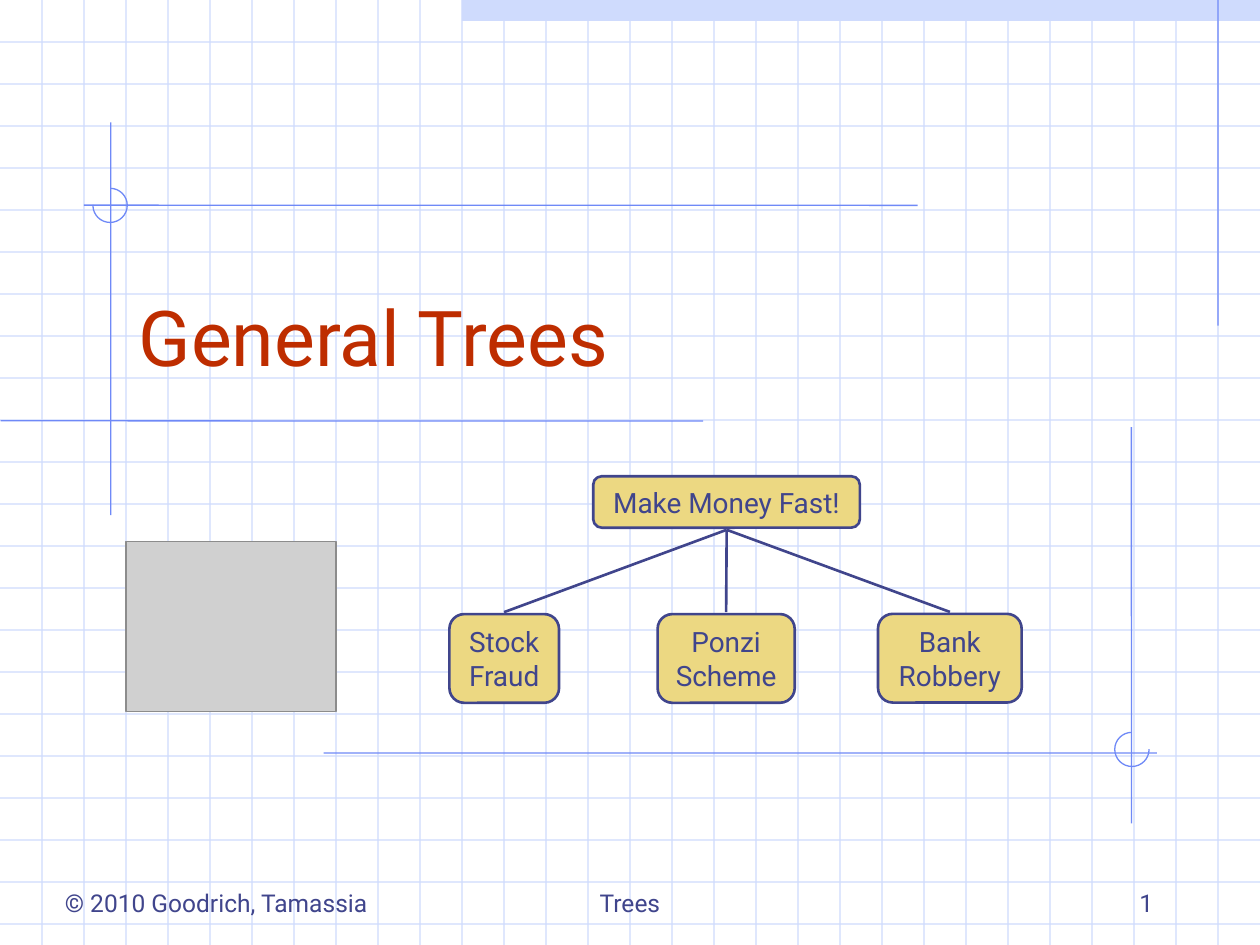
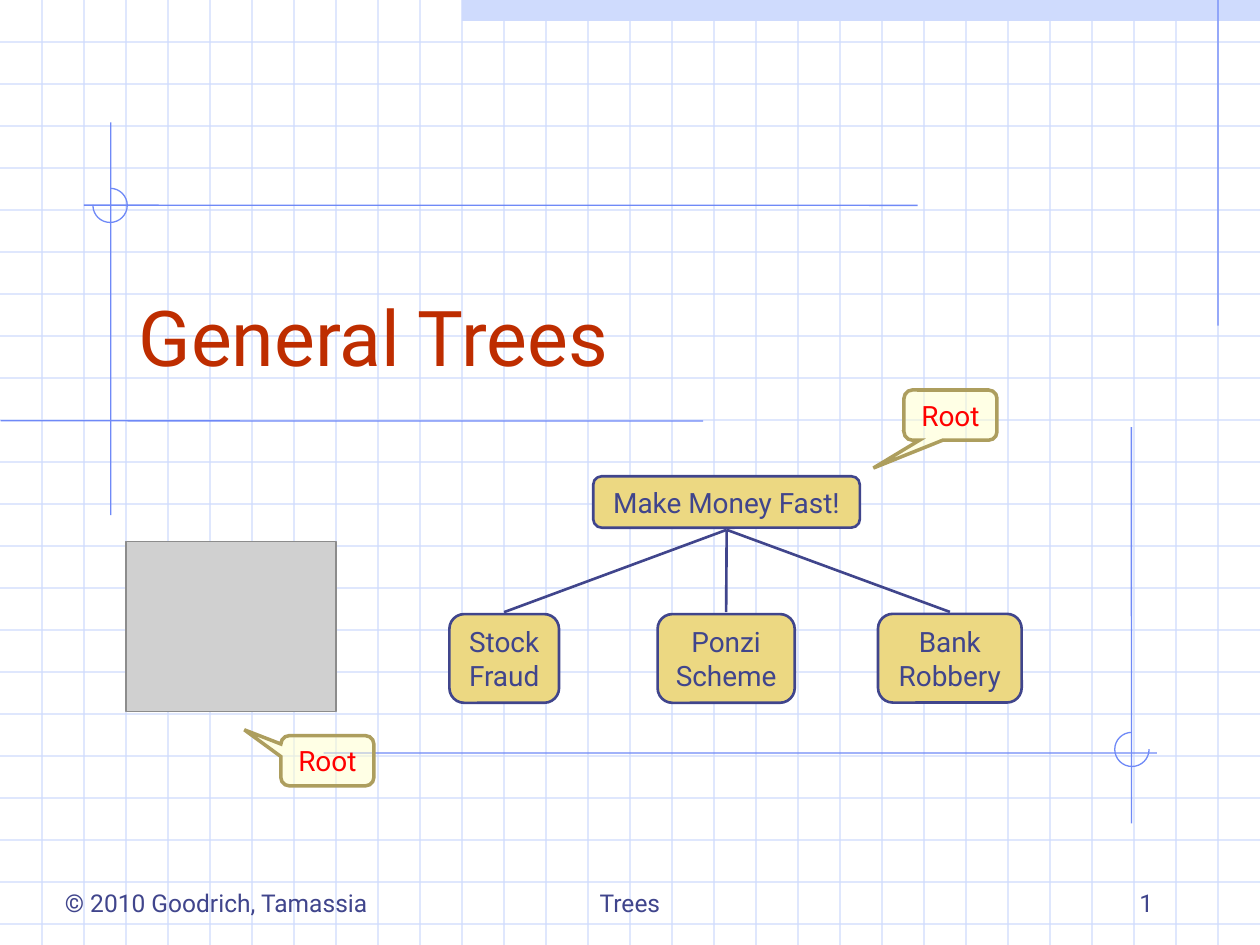
Before and after one commit to ShihKaiHo/DSA, a slide deck: slide 1 of 7.1&2-generalTrees.ppt. Drawn at 1260x945 pixels with LibreOffice and Linux fonts; fonts in the diff are those of the drawing; grey boxes stand for pictures. Boxes give left, top, right and bottom in pixels: in the first picture for what was removed or moved away, otherwise in the second. Text is boxed around its words. In the diff, an @@ line names an element or a change of style, - is before the commit and + after.

```diff
--- a/7.1&2-generalTrees.ppt
+++ b/7.1&2-generalTrees.ppt
@@ rounded speech box added at bbox=[903, 391, 997, 441], fill #FFFFCC at 50% opacity, outline #AD9E5E 2.01 pt, 16 pt, text #FF0000 @@
+Root
@@ rounded speech box added at bbox=[281, 736, 374, 786], fill #FFFFCC at 50% opacity, outline #AD9E5E 2.01 pt, 16 pt, text #FF0000 @@
+Root
```
Also in this commit, not shown: 9 other slides changed, 1 slide added, 15 other files.
